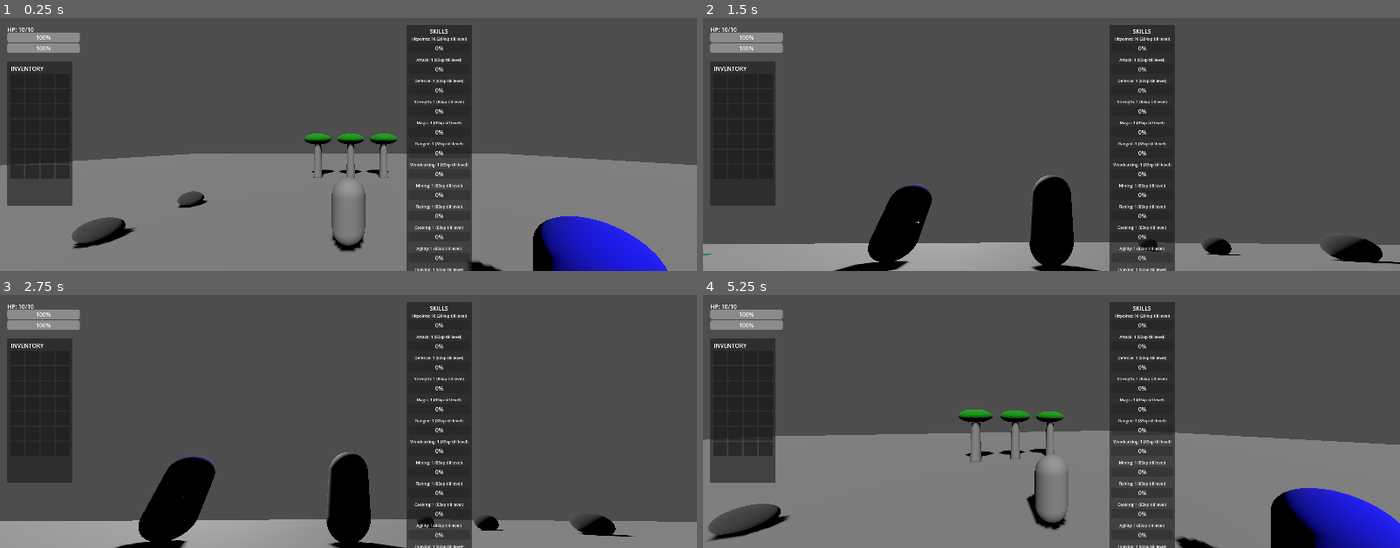
Above: before the commit, frames 1-4 (two rows, left to right).
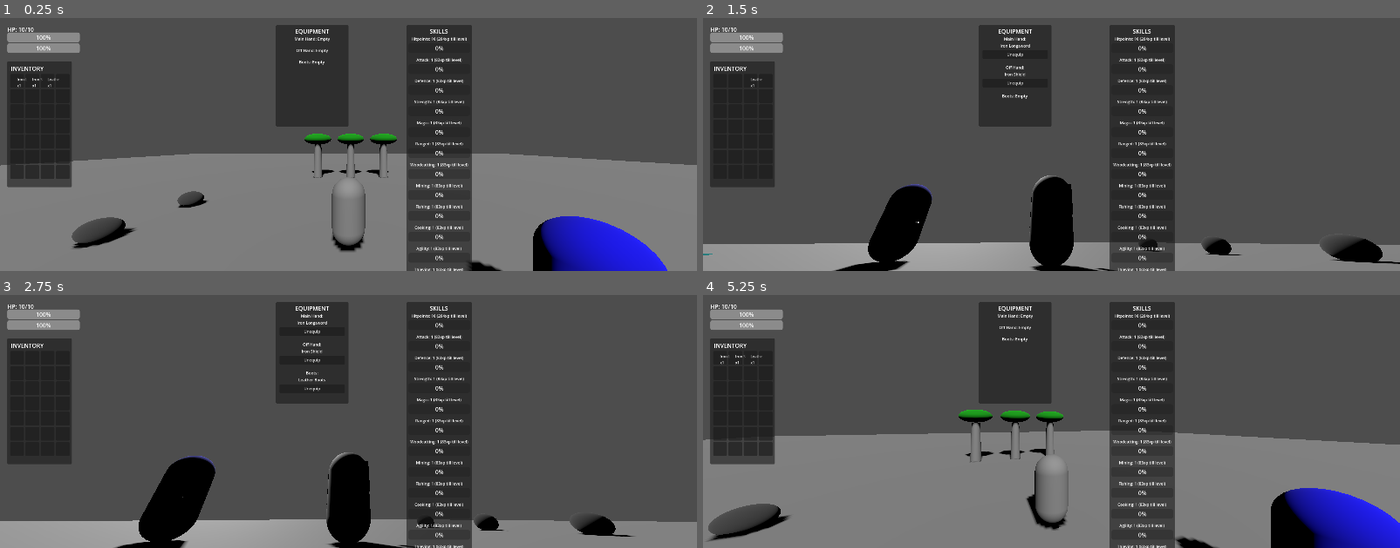
Above: after the commit, the same moments.

Repository: Knarf224/Knarfscape
Game: Godot game, scene res://scenes/world/main_world.tscn
The game is run twice, just before and just after one commit, with the same random seed, the same clock (stepped at 60 frames per second) and the same inputs.
Inputs (mouse positions are in pixels of both pictures, inside the frame that each line leads up to):
- Up to frame 1 (0.25 s): no input
- Up to frame 2 (1.5 s): click (716, 81) at 0.52 s; click (737, 81) at 1.27 s
- Up to frame 3 (2.75 s): click (48, 358) at 2.02 s
- Up to frame 4 (5.25 s): click (1016, 330) at 2.75 s, where only the run after the commit has a clickable "Unequip"; click (1016, 343) at 3.5 s, where only the run after the commit has a clickable "Unequip"; click (1016, 355) at 4.25 s, where only the run after the commit has a clickable "Unequip"; tap Enter at 5 s; move the mouse to (1086, 421) at 5.02 s; press the mouse at (1086, 421) at 5.03 s; hold W (move_forward) from 5.03 s (still down)

The runs differ from the first frame. In frame 1, 4.8% of the frame differs, in the area x 1-50%, y 2-75%; in frame 2, 4.8%; in frame 3, 4.8%; in frame 4, 4.9%.

Commit message:
Equipment system - longsword, shield, boots, equipment UI, click to equip, weapon visuals, attack style XP

Diff:
--- /dev/null
+++ b/data/items_database.gd
@@ -0,0 +1,51 @@
+extends Node
+
+# ── ITEM DEFINITIONS ───────────────────────────────
+# Call these functions to get a fresh item instance
+
+static func create_iron_longsword() -> Item:
+	var item = Item.new()
+	item.id = "iron_longsword"
+	item.name = "Iron Longsword"
+	item.description = "A sturdy iron longsword. Trains Attack."
+	item.type = Item.ItemType.WEAPON
+	item.max_stack = 1
+	item.value = 50
+	item.damage_min = 3.0
+	item.damage_max = 8.0
+	item.attack_range = 2.2
+	item.attack_bonus = 5
+	item.equip_slot = Item.EquipSlot.MAIN_HAND
+	item.attack_style = Item.AttackStyle.ATTACK
+	item.required_skill = "attack"
+	item.required_level = 1
+	return item
+
+static func create_iron_shield() -> Item:
+	var item = Item.new()
+	item.id = "iron_shield"
+	item.name = "Iron Shield"
+	item.description = "A solid iron shield. Trains Defence."
+	item.type = Item.ItemType.SHIELD
+	item.max_stack = 1
+	item.value = 40
+	item.defence_bonus = 8
+	item.attack_range = 0.0
+	item.equip_slot = Item.EquipSlot.OFF_HAND
+	item.attack_style = Item.AttackStyle.DEFENCE
+	item.required_skill = "defence"
+	item.required_level = 1
+	return item
+
+static func create_leather_boots() -> Item:
+	var item = Item.new()
+	item.id = "leather_boots"
+	item.name = "Leather Boots"
+	item.description = "Basic leather boots."
+	item.type = Item.ItemType.ARMOUR
+	item.max_stack = 1
+	item.value = 20
+	item.defence_bonus = 2
+	item.equip_slot = Item.EquipSlot.BOOTS
+	item.attack_style = Item.AttackStyle.NONE
+	return item
--- a/project.godot
+++ b/project.godot
@@ -20,6 +20,7 @@
 SaveSystem="*res://scripts/save_system.gd"
 QuestManager="*res://scripts/quest_manager.gd"
 ChatLog="*res://scenes/ui/chat_log.tscn"
+ItemsDatabase="*res://data/items_database.gd"
 
 [display]
 
@@ -94,3 +95,13 @@
 "events": [Object(InputEventKey,"resource_local_to_scene":false,"resource_name":"","device":-1,"window_id":0,"alt_press …(195 unchanged characters)…
 ]
 }
+toggle_equipment={
+"deadzone": 0.5,
+"events": [Object(InputEventKey,"resource_local_to_scene":false,"resource_name":"","device":-1,"window_id":0,"alt_pressed":false,"shift_pressed":false,"ctrl_pressed":false,"meta_pressed":false,"pressed":false,"keycode":0,"physical_keycode":4194306,"key_label":0,"unicode":0,"location":0,"echo":false,"script":null)
+]
+}
+toggle_ui_mouse={
+"deadzone": 0.5,
+"events": [Object(InputEventKey,"resource_local_to_scene":false,"resource_name":"","device":-1,"window_id":0,"alt_pressed":false,"shift_pressed":false,"ctrl_pressed":false,"meta_pressed":false,"pressed":false,"keycode":0,"physical_keycode":80,"key_label":0,"unicode":112,"location":0,"echo":false,"script":null)
+]
+}
--- a/scenes/enemies/enemy.gd
+++ b/scenes/enemies/enemy.gd
@@ -144,14 +144,16 @@
 	if _can_attack:
 		_can_attack = false
 		_attack_timer = attack_cooldown
-		# Deal damage to player
 		if GameManager.stats:
-			var defence_reduction = GameManager.skills.get_level("defence") * 0.2
+			var defence_reduction = (GameManager.skills.get_level("defence") * 0.2) + GameManager.equipment.get_defence_bonus()
 			var final_damage = max(1.0, attack_damage - defence_reduction)
 			GameManager.stats.take_damage(final_damage)
 			ChatLog.add_message(enemy_name + " hits you for " + str(int(final_damage)) + " damage!", "combat")
-			# Grant defence XP for being hit
-			GameManager.skills.add_xp("defence", 3.0)
+			# Shield gives defence XP when hit
+			if GameManager.equipment.has_shield():
+				GameManager.skills.add_xp("defence", 3.0)
+			else:
+				GameManager.skills.add_xp("defence", 1.0)
 
 func _handle_attack_timer(delta):
 	if not _can_attack:
--- a/scenes/player/player.gd
+++ b/scenes/player/player.gd
@@ -16,6 +16,7 @@
 var _can_attack := true
 var _is_attacking := false
 var _attack_timer := 0.0
+var _ui_mode: bool = false
 
 # ── DEATH & RESPAWN ────────────────────────────────
 var _is_dead := false
@@ -25,6 +26,8 @@
 @onready var spring_arm = $SpringArm3D
 @onready var camera = $SpringArm3D/Camera3D
 @onready var hitbox = $HitBox
+@onready var weapon_mesh = $WeaponHolder/WeaponMesh
+@onready var shield_mesh = $WeaponHolder/ShieldMesh
 
 # ── LOCK ON ────────────────────────────────────────
 var _locked_target = null
@@ -37,15 +40,17 @@
 # ──────────────────────────────────────────────────
 func _ready():
 	_capture_mouse()
-	# Disable hitbox until we attack
 	hitbox.monitoring = false
 	hitbox.monitorable = false
-	# Connect hitbox signal
 	hitbox.body_entered.connect(_on_hitbox_body_entered)
+	add_to_group("players")
+	# Connect equipment changes to update visuals
+	GameManager.equipment.equipment_changed.connect(_update_weapon_visuals)
+	_update_weapon_visuals()
 
 # ── INPUT ──────────────────────────────────────────
 func _input(event):
-	if event is InputEventMouseMotion and _mouse_captured:
+	if event is InputEventMouseMotion and not _ui_mode:
 		if _locked_target == null:
 			rotate_y(-event.relative.x * MOUSE_SENSITIVITY)
 		_camera_pitch -= event.relative.y * MOUSE_SENSITIVITY
@@ -60,7 +65,7 @@
 		_release_mouse()
 
 	# Attack input
-	if event.is_action_pressed("attack"):
+	if event.is_action_pressed("attack") and not _ui_mode:
 		_try_attack()
 
 	# Lock on input
@@ -85,6 +90,20 @@
 		var inv = get_tree().get_first_node_in_group("inventory_ui")
 		if inv:
 			inv.toggle_visible()
+
+	if event.is_action_pressed("toggle_equipment"):
+		var eq = get_tree().get_first_node_in_group("equipment_ui")
+		if eq:
+			eq.toggle_visible()
+
+	if event.is_action_pressed("toggle_ui_mouse"):
+		_ui_mode = not _ui_mode
+		if _ui_mode:
+			Input.set_mouse_mode(Input.MOUSE_MODE_VISIBLE)
+			ChatLog.add_message("UI mode on - click items to equip.", "system")
+		else:
+			Input.set_mouse_mode(Input.MOUSE_MODE_CAPTURED)
+			ChatLog.add_message("UI mode off.", "system")
 
 # ── PHYSICS LOOP ───────────────────────────────────
 func _physics_process(delta):
@@ -126,6 +145,11 @@
 
 # ── COMBAT ─────────────────────────────────────────
 func _try_attack():
+	var range = GameManager.equipment.get_attack_range()
+	var shape = hitbox.get_node("HitBoxShape")
+	if shape and shape.shape:
+		shape.shape.size = Vector3(1.0, 1.0, range)
+	hitbox.position.z = -(range / 2.0)
 	if not _can_attack:
 		return
 
@@ -133,37 +157,33 @@
 	_is_attacking = true
 	_attack_timer = ATTACK_COOLDOWN
 
-	# Enable hitbox for a brief window
 	hitbox.monitoring = true
 	hitbox.monitorable = true
 
-	# Disable hitbox after a short window
 	await get_tree().create_timer(0.2).timeout
 	hitbox.monitoring = false
 	hitbox.monitorable = false
 
-	ChatLog.add_message("You attack!")
-
-func _handle_attack_timer(delta):
-	if not _can_attack:
-		_attack_timer -= delta
-		if _attack_timer <= 0:
-			_can_attack = true
-			_is_attacking = false
+	ChatLog.add_message("You attack!", "combat")
 
 func _on_hitbox_body_entered(body):
 	if body.is_in_group("enemies"):
-		var damage = ATTACK_DAMAGE
-		# Add attack level bonus damage
-		if GameManager.skills:
-			var attack_level = GameManager.skills.get_level("attack")
-			damage += attack_level * 0.5
+		# Get damage from equipment manager
+		var damage = randf_range(
+			GameManager.equipment.get_damage_min(),
+			GameManager.equipment.get_damage_max()
+		)
+		damage = round(damage)
 		body.take_damage(damage)
 		ChatLog.add_message("You hit " + body.enemy_name + " for " + str(int(damage)) + " damage!", "combat")
-		# Grant XP for hitting
-		if GameManager.skills:
-			GameManager.skills.add_xp("attack", 4.0)
-			GameManager.skills.add_xp("strength", 4.0)
+
+		# Award XP to the correct skill based on weapon
+		var xp_skill = GameManager.equipment.get_attack_xp_skill()
+		GameManager.skills.add_xp(xp_skill, 4.0)
+
+		# Shield gives defence XP when equipped
+		if GameManager.equipment.has_shield():
+			GameManager.skills.add_xp("defence", 2.0)
 
 # ── LOCK ON ────────────────────────────────────────
 func _toggle_lock_on():
@@ -254,6 +274,8 @@
 		_on_player_died()
 
 func _on_player_died():
+	_ui_mode = false
+	Input.set_mouse_mode(Input.MOUSE_MODE_VISIBLE)
 	ChatLog.add_message("You have died! Your items are at your grave.", "death")
 	velocity = Vector3.ZERO
 	set_physics_process(false)
@@ -280,6 +302,8 @@
 	ChatLog.add_message("Your items have been dropped at your grave!", "death")
 
 func _respawn():
+	_ui_mode = false
+	Input.set_mouse_mode(Input.MOUSE_MODE_CAPTURED)
 	_is_dead = false
 
 	# Restore HP to current hitpoints level
@@ -298,3 +322,18 @@
 	set_process_input(true)
 	_capture_mouse()
 	ChatLog.add_message("You respawned with " + str(hp_level) + " HP!", "system")
+
+func _update_weapon_visuals():
+	var has_weapon = GameManager.equipment.main_hand != null
+	var has_shield = GameManager.equipment.off_hand != null
+	if weapon_mesh:
+		weapon_mesh.visible = has_weapon
+	if shield_mesh:
+		shield_mesh.visible = has_shield
+
+func _handle_attack_timer(delta: float):
+	if not _can_attack:
+		_attack_timer -= delta
+		if _attack_timer <= 0:
+			_can_attack = true
+			_is_attacking = false
--- a/scenes/player/player.tscn
+++ b/scenes/player/player.tscn
@@ -7,6 +7,20 @@
 [sub_resource type="CapsuleMesh" id="CapsuleMesh_qj7q1"]
 
 [sub_resource type="BoxShape3D" id="BoxShape3D_ycmp0"]
+
+[sub_resource type="StandardMaterial3D" id="StandardMaterial3D_ybu10"]
+albedo_color = Color(0.925202, 0.74025, 0.982511, 1)
+
+[sub_resource type="BoxMesh" id="BoxMesh_ljeqt"]
+material = SubResource("StandardMaterial3D_ybu10")
+size = Vector3(0.15, 0.8, 0.15)
+
+[sub_resource type="StandardMaterial3D" id="StandardMaterial3D_o2s6x"]
+albedo_color = Color(0.524039, 0.518993, 0, 1)
+
+[sub_resource type="BoxMesh" id="BoxMesh_gkamv"]
+material = SubResource("StandardMaterial3D_o2s6x")
+size = Vector3(0.6, 0.8, 0.1)
 
 [node name="Player" type="CharacterBody3D" groups=["players"]]
 script = ExtResource("1_gotlb")
@@ -29,3 +43,13 @@
 [node name="HitBoxShape" type="CollisionShape3D" parent="HitBox"]
 transform = Transform3D(1, 0, 0, 0, 1, 0, 0, 0, 1, 0, 0.5, -1)
 shape = SubResource("BoxShape3D_ycmp0")
+
+[node name="WeaponHolder" type="Node3D" parent="."]
+transform = Transform3D(1, 0, 0, 0, 1, 0, 0, 0, 1, 0.5, 0.5, -0.5)
+
+[node name="WeaponMesh" type="MeshInstance3D" parent="WeaponHolder"]
+mesh = SubResource("BoxMesh_ljeqt")
+
+[node name="ShieldMesh" type="MeshInstance3D" parent="WeaponHolder"]
+transform = Transform3D(1, 0, 0, 0, 1, 0, 0, 0, 1, -0.8, -0.3, -0.3)
+mesh = SubResource("BoxMesh_gkamv")
--- /dev/null
+++ b/scenes/ui/equipment_ui.gd
@@ -0,0 +1,72 @@
+extends CanvasLayer
+
+@onready var slot_list = $Background/SlotList
+
+var _slot_buttons: Dictionary = {}
+
+const SLOT_NAMES = {
+	Item.EquipSlot.MAIN_HAND: "Main Hand",
+	Item.EquipSlot.OFF_HAND: "Off Hand",
+	Item.EquipSlot.BOOTS: "Boots",
+}
+
+func _ready():
+	add_to_group("equipment_ui")
+	await get_tree().process_frame
+	_build_slots()
+	GameManager.equipment.equipment_changed.connect(_refresh)
+
+func _build_slots():
+	for child in slot_list.get_children():
+		child.queue_free()
+	_slot_buttons.clear()
+
+	for slot in SLOT_NAMES.keys():
+		# Slot container
+		var container = VBoxContainer.new()
+		container.custom_minimum_size = Vector2(180, 0)
+
+		# Slot label
+		var label = Label.new()
+		label.add_theme_font_size_override("font_size", 11)
+		label.text = SLOT_NAMES[slot] + ": Empty"
+		label.horizontal_alignment = HORIZONTAL_ALIGNMENT_CENTER
+		container.add_child(label)
+
+		# Unequip button
+		var button = Button.new()
+		button.text = "Unequip"
+		button.visible = false
+		button.add_theme_font_size_override("font_size", 11)
+		button.pressed.connect(_on_unequip_pressed.bind(slot))
+		container.add_child(button)
+
+		# Spacer
+		var spacer = Control.new()
+		spacer.custom_minimum_size = Vector2(0, 8)
+		container.add_child(spacer)
+
+		slot_list.add_child(container)
+		_slot_buttons[slot] = {
+			"label": label,
+			"button": button
+		}
+
+	_refresh()
+
+func _refresh():
+	for slot in SLOT_NAMES.keys():
+		var item = GameManager.equipment.get_slot_item(slot)
+		var widgets = _slot_buttons[slot]
+		if item != null:
+			widgets["label"].text = SLOT_NAMES[slot] + ":\n" + item.name
+			widgets["button"].visible = true
+		else:
+			widgets["label"].text = SLOT_NAMES[slot] + ": Empty"
+			widgets["button"].visible = false
+
+func _on_unequip_pressed(slot: Item.EquipSlot):
+	GameManager.equipment.unequip_slot(slot)
+
+func toggle_visible():
+	visible = not visible
--- /dev/null
+++ b/scenes/ui/equipment_ui.tscn
@@ -0,0 +1,27 @@
+[gd_scene load_steps=2 format=3 uid="uid://ck7tyaoqwhrha"]
+
+[ext_resource type="Script" path="res://scenes/ui/equipment_ui.gd" id="1_7ioq7"]
+
+[node name="EquipmentUI" type="CanvasLayer"]
+script = ExtResource("1_7ioq7")
+
+[node name="Background" type="Panel" parent="."]
+offset_left = 760.0
+offset_top = 20.0
+offset_right = 960.0
+offset_bottom = 300.0
+
+[node name="Title" type="Label" parent="Background"]
+layout_mode = 0
+offset_top = 5.0
+offset_right = 200.0
+offset_bottom = 28.0
+text = "EQUIPMENT"
+horizontal_alignment = 1
+
+[node name="SlotList" type="VBoxContainer" parent="Background"]
+layout_mode = 0
+offset_left = 10.0
+offset_top = 30.0
+offset_right = 190.0
+offset_bottom = 270.0
--- a/scenes/ui/inventory_ui.gd
+++ b/scenes/ui/inventory_ui.gd
@@ -4,15 +4,15 @@
 
 func _ready():
 	GameManager.inventory.inventory_changed.connect(_refresh)
+	GameManager.equipment.equipment_changed.connect(_refresh)
 	_refresh()
 
 func _refresh():
-	# Clear grid
 	for child in grid.get_children():
 		child.queue_free()
 
-	# Rebuild from inventory data
-	for slot in GameManager.inventory.slots:
+	for i in GameManager.inventory.slots.size():
+		var slot = GameManager.inventory.slots[i]
 		var panel = Panel.new()
 		panel.custom_minimum_size = Vector2(38, 38)
 
@@ -22,11 +22,27 @@
 
 		if slot != null:
 			label.text = slot["item"].name.left(6) + "\nx" + str(slot["quantity"])
+			# Make it clickable
+			var button = Button.new()
+			button.flat = true
+			button.set_anchors_and_offsets_preset(Control.PRESET_FULL_RECT)
+			button.pressed.connect(_on_item_clicked.bind(i))
+			panel.add_child(button)
 		else:
 			label.text = ""
 
 		panel.add_child(label)
 		grid.add_child(panel)
 
+func _on_item_clicked(slot_index: int):
+	var slot = GameManager.inventory.slots[slot_index]
+	if slot == null:
+		return
+	var item = slot["item"]
+	if item.is_equippable():
+		GameManager.equipment.equip_item(item)
+	else:
+		ChatLog.add_message(item.name + " is not equippable.", "system")
+
 func toggle_visible():
 	visible = not visible
--- a/scenes/ui/inventory_ui.tscn
+++ b/scenes/ui/inventory_ui.tscn
@@ -8,8 +8,8 @@
 [node name="Background" type="Panel" parent="."]
 offset_left = 20.0
 offset_top = 120.0
-offset_right = 200.0
-offset_bottom = 520.0
+offset_right = 198.0
+offset_bottom = 468.0
 
 [node name="Title" type="Label" parent="Background"]
 layout_mode = 0
--- a/scenes/world/main_world.tscn
+++ b/scenes/world/main_world.tscn
@@ -10,6 +10,7 @@
 [ext_resource type="PackedScene" uid="uid://bw51a1ethq244" path="res://scenes/ui/skills_panel.tscn" id="8_cjh4h"]
 [ext_resource type="PackedScene" uid="uid://cf5jdxj8j5ysm" path="res://scenes/ui/inventory_ui.tscn" id="9_na32j"]
 [ext_resource type="PackedScene" uid="uid://dfjvi7lyalwav" path="res://scenes/ui/death_screen.tscn" id="10_35w0s"]
+[ext_resource type="PackedScene" uid="uid://ck7tyaoqwhrha" path="res://scenes/ui/equipment_ui.tscn" id="11_tbob4"]
 
 [sub_resource type="NavigationMesh" id="NavigationMesh_gyhjv"]
 
@@ -70,3 +71,5 @@
 transform = Transform3D(1, 0, 0, 0, 1, 0, 0, 0, 1, 0, 2, 0)
 
 [node name="DeathScreen" parent="." groups=["death_screen"] instance=ExtResource("10_35w0s")]
+
+[node name="EquipmentUI" parent="." groups=["EquipmentUI"] instance=ExtResource("11_tbob4")]
--- /dev/null
+++ b/scripts/equipment_manager.gd
@@ -0,0 +1,108 @@
+extends Node
+class_name EquipmentManager
+
+# ── EQUIPMENT SLOTS ────────────────────────────────
+var main_hand = null   # Weapon
+var off_hand = null    # Shield
+var boots = null       # Boots
+
+# ── BASE PLAYER STATS (fists) ──────────────────────
+const BASE_DAMAGE_MIN: float = 1.0
+const BASE_DAMAGE_MAX: float = 3.0
+const BASE_ATTACK_RANGE: float = 1.5
+
+signal equipment_changed()
+
+# ── EQUIP ──────────────────────────────────────────
+func equip_item(item) -> bool:
+	if not item.is_equippable():
+		ChatLog.add_message(item.name + " cannot be equipped.", "system")
+		return false
+
+	# Check level requirement
+	if item.required_skill != "" and item.required_level > 0:
+		var player_level = GameManager.skills.get_level(item.required_skill)
+		if player_level < item.required_level:
+			ChatLog.add_message(
+				"You need level " + str(item.required_level) +
+				" " + item.required_skill + " to equip " + item.name + ".",
+				"system"
+			)
+			return false
+
+	# Unequip whatever is in the slot first
+	match item.equip_slot:
+		Item.EquipSlot.MAIN_HAND:
+			if main_hand != null:
+				_unequip_to_inventory(main_hand)
+			main_hand = item
+		Item.EquipSlot.OFF_HAND:
+			if off_hand != null:
+				_unequip_to_inventory(off_hand)
+			off_hand = item
+		Item.EquipSlot.BOOTS:
+			if boots != null:
+				_unequip_to_inventory(boots)
+			boots = item
+
+	# Remove from inventory
+	GameManager.inventory.remove_item(item.id)
+	emit_signal("equipment_changed")
+	ChatLog.add_message("You equipped " + item.name + ".", "system")
+	return true
+
+func unequip_slot(slot: Item.EquipSlot) -> void:
+	var item = get_slot_item(slot)
+	if item == null:
+		return
+	_unequip_to_inventory(item)
+	match slot:
+		Item.EquipSlot.MAIN_HAND: main_hand = null
+		Item.EquipSlot.OFF_HAND: off_hand = null
+		Item.EquipSlot.BOOTS: boots = null
+	emit_signal("equipment_changed")
+	ChatLog.add_message("You unequipped " + item.name + ".", "system")
+
+func _unequip_to_inventory(item) -> void:
+	GameManager.inventory.add_item(item, 1)
+
+# ── GETTERS ────────────────────────────────────────
+func get_slot_item(slot: Item.EquipSlot):
+	match slot:
+		Item.EquipSlot.MAIN_HAND: return main_hand
+		Item.EquipSlot.OFF_HAND: return off_hand
+		Item.EquipSlot.BOOTS: return boots
+	return null
+
+func get_damage_min() -> float:
+	if main_hand != null and main_hand.damage_min > 0:
+		return main_hand.damage_min + GameManager.skills.get_level("attack") * 0.3
+	return BASE_DAMAGE_MIN
+
+func get_damage_max() -> float:
+	if main_hand != null and main_hand.damage_max > 0:
+		return main_hand.damage_max + GameManager.skills.get_level("attack") * 0.5
+	return BASE_DAMAGE_MAX
+
+func get_attack_range() -> float:
+	if main_hand != null and main_hand.attack_range > 0:
+		return main_hand.attack_range
+	return BASE_ATTACK_RANGE
+
+func get_defence_bonus() -> int:
+	var bonus = 0
+	if main_hand != null: bonus += main_hand.defence_bonus
+	if off_hand != null: bonus += off_hand.defence_bonus
+	if boots != null: bonus += boots.defence_bonus
+	return bonus
+
+func get_attack_xp_skill() -> String:
+	if main_hand != null:
+		var style = main_hand.get_attack_style_skill()
+		if style != "":
+			return style
+	# Fists train strength by default
+	return "strength"
+
+func has_shield() -> bool:
+	return off_hand != null and off_hand.type == Item.ItemType.SHIELD
--- a/scripts/game_manager.gd
+++ b/scripts/game_manager.gd
@@ -3,10 +3,12 @@
 const PlayerStatsClass = preload("res://scripts/player_stats.gd")
 const SkillSystemClass = preload("res://scripts/skill_system.gd")
 const InventoryClass = preload("res://scripts/inventory.gd")
+const EquipmentManagerClass = preload("res://scripts/equipment_manager.gd")
 
 var stats = null
 var skills = null
 var inventory = null
+var equipment = null
 
 func _ready() -> void:
 	_initialize_systems()
@@ -20,18 +22,23 @@
 	inventory = InventoryClass.new()
 	add_child(inventory)
 
-	# Connect hitpoints level up to health update
+	equipment = EquipmentManagerClass.new()
+	add_child(equipment)
+
 	skills.skill_leveled_up.connect(_on_skill_leveled_up)
 
-	# Set initial max health from starting hitpoints level
 	var hp_level = skills.get_level("hitpoints")
 	stats.update_max_health_from_hitpoints(hp_level)
 	stats.health_current = stats.health_max
 
+		# Give player starter items
+	inventory.add_item(ItemsDatabase.create_iron_longsword())
+	inventory.add_item(ItemsDatabase.create_iron_shield())
+	inventory.add_item(ItemsDatabase.create_leather_boots())
+
 	print("=== Knarfscape systems ready ===")
-	print("Starting HP: " + str(stats.health_current) + "/" + str(stats.health_max))
 
 func _on_skill_leveled_up(skill_name: String, new_level: int) -> void:
 	if skill_name == "hitpoints":
 		stats.update_max_health_from_hitpoints(new_level)
-		print("Max HP increased to " + str(stats.health_max) + "!")
+		ChatLog.add_message("Max HP increased to " + str(int(stats.health_max)) + "!", "xp")
--- a/scripts/item.gd
+++ b/scripts/item.gd
@@ -3,11 +3,28 @@
 
 enum ItemType {
 	WEAPON,
+	SHIELD,
 	ARMOUR,
 	TOOL,
 	CONSUMABLE,
 	RESOURCE,
 	QUEST
+}
+
+enum AttackStyle {
+	NONE,
+	ATTACK,
+	STRENGTH,
+	DEFENCE,
+	RANGED,
+	MAGIC
+}
+
+enum EquipSlot {
+	NONE,
+	MAIN_HAND,
+	OFF_HAND,
+	BOOTS
 }
 
 @export var id: String = ""
@@ -17,11 +34,31 @@
 @export var max_stack: int = 1
 @export var value: int = 0
 
-# ── COMBAT STATS (for weapons/armour) ──────────────
+# ── COMBAT STATS ───────────────────────────────────
 @export var attack_bonus: int = 0
 @export var defence_bonus: int = 0
 @export var strength_bonus: int = 0
+@export var damage_min: float = 0.0
+@export var damage_max: float = 0.0
+@export var attack_range: float = 0.0
+
+# ── EQUIPMENT ──────────────────────────────────────
+@export var equip_slot: EquipSlot = EquipSlot.NONE
+@export var attack_style: AttackStyle = AttackStyle.NONE
 
 # ── SKILL REQUIREMENTS ─────────────────────────────
 @export var required_skill: String = ""
 @export var required_level: int = 0
+
+# ── HELPERS ────────────────────────────────────────
+func is_equippable() -> bool:
+	return equip_slot != EquipSlot.NONE
+
+func get_attack_style_skill() -> String:
+	match attack_style:
+		AttackStyle.ATTACK: return "attack"
+		AttackStyle.STRENGTH: return "strength"
+		AttackStyle.DEFENCE: return "defence"
+		AttackStyle.RANGED: return "ranged"
+		AttackStyle.MAGIC: return "magic"
+	return ""
Not shown: 1 places in scenes/player/player.tscn that only renumber resources
Not shown: 1 places in scenes/world/main_world.tscn that only renumber resources
